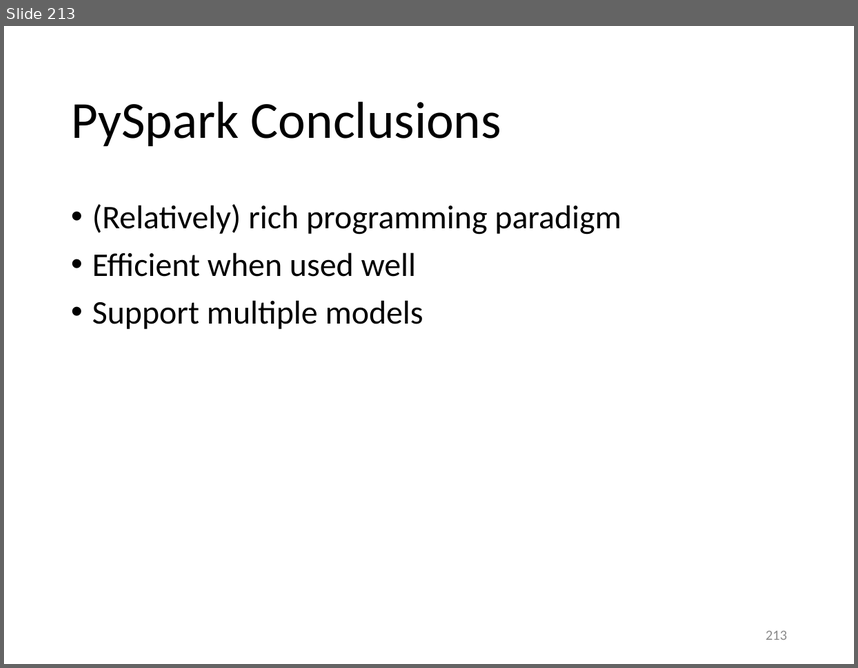
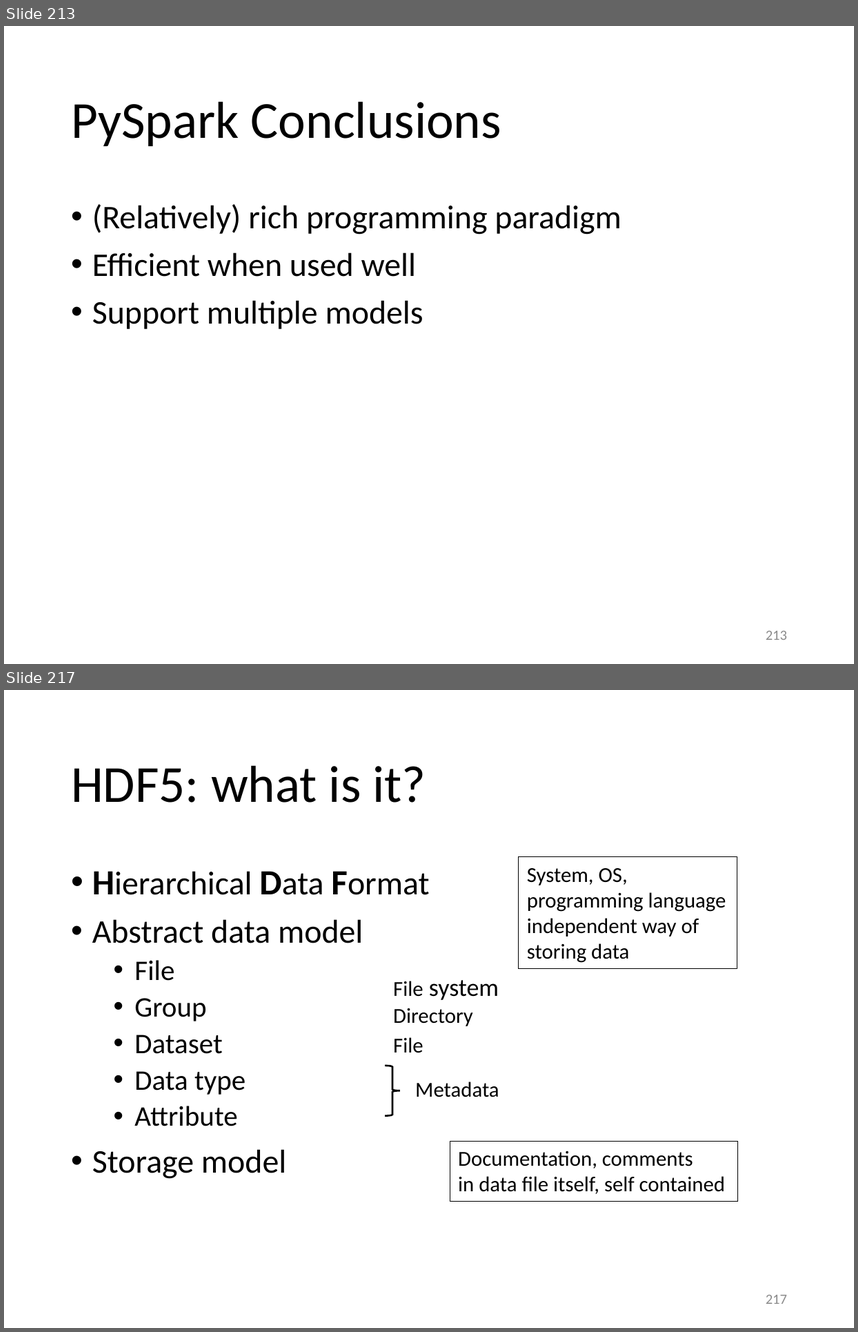
Before and after one commit to gjbex/Python-for-HPC, a slide deck: python_for_hpc.pptx. Shown one above the other, each under a label of ours: slide 213 before the commit, slides 213 and 217 after it; the slides between them are not shown. The pictures are 858x668 and 858x1332 pixels, drawn with LibreOffice and Linux fonts; fonts in the diff are those of the drawing. Boxes give left, top, right and bottom in pixels: in the first picture for what was removed or moved away, otherwise in the second. Text is boxed around its words. In the diff, an @@ line names an element or a change of style, - is before the commit and + after.

```diff
--- a/python_for_hpc.pptx
+++ b/python_for_hpc.pptx
@@ slide 217 added at box(4, 690, 854, 1328), background #FFFFFF @@
@@ title added at box(71, 765, 426, 802), 44 pt, text #000000 @@
+HDF5: what is it?
@@ rectangle added at box(518, 856, 737, 968), outline #000000 0.75 pt, 18 pt, text #000000 @@
+System, OS,
+programming language
+independent way of
+storing data
@@ text added at box(92, 919, 363, 1179), 28 pt, text #000000 @@
+• Hierarchical Data Format
+• Abstract data model
+  • File
+  • Group
+  • Dataset
+  • Data type
+  • Attribute
+• Storage model
@@ group added at box(385, 980, 499, 1116): 4 texts, 1 right brace @@
+File system
+Directory
+File
+Metadata
@@ rectangle added at box(450, 1141, 737, 1201), outline #000000 0.75 pt, 18 pt, text #000000 @@
+Documentation, comments
+in data file itself, self contained
@@ page number added at box(766, 1294, 787, 1303), 12 pt, text #8C8C8C @@
+217
```
Also in this commit, not shown: 14 other slides added.
